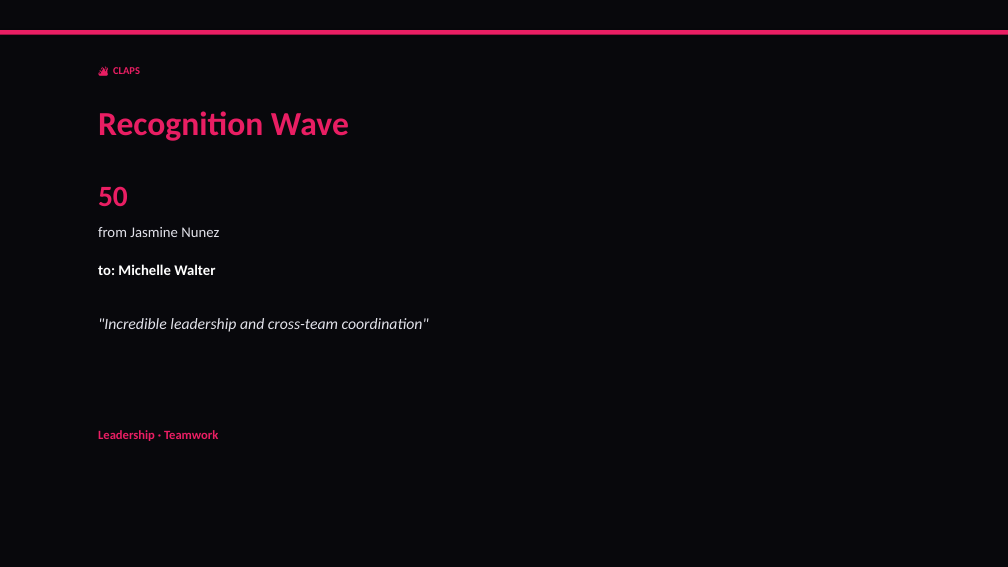
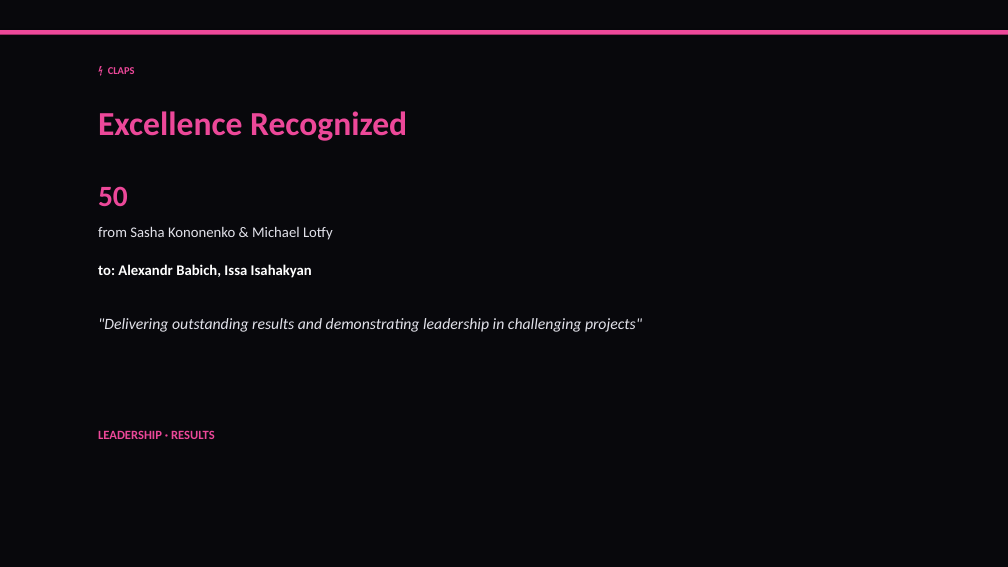
Before and after one commit to liliyagarifullina-maker/appodeal-pulse, a slide deck: slide 8 of data/archive/pulse_2026-03-16.pptx (slide 9 before the commit). Drawn at 1008x567 pixels with LibreOffice and Linux fonts; fonts in the diff are those of the drawing. Boxes give left, top, right and bottom in pixels: in the first picture for what was removed or moved away, otherwise in the second. Text is boxed around its words. In the diff, an @@ line names an element or a change of style, - is before the commit and + after.

```diff
--- a/data/archive/pulse_2026-03-16.pptx
+++ b/data/archive/pulse_2026-03-16.pptx
@@ rectangle at bbox=[0, 30, 1008, 35]: fill #E91E63 to #EC4899 @@
@@ text at bbox=[108, 67, 135, 74]: text changed; text colour #E91E63 to #EC4899 @@
-🔥 CLAPS
+⚡ CLAPS
@@ text at bbox=[98, 111, 407, 141]: text changed; text colour #E91E63 to #EC4899 @@
-Recognition Wave
+Excellence Recognized
@@ text "50" at bbox=[98, 186, 128, 207]: text colour #E91E63 to #EC4899 @@
@@ text at bbox=[98, 226, 333, 240]: text changed @@
-from Jasmine Nunez
+from Sasha Kononenko & Michael Lotfy
@@ text at bbox=[98, 264, 312, 278]: text changed @@
-to: Michelle Walter
+to: Alexandr Babich, Issa Isahakyan
@@ text at bbox=[98, 318, 642, 332]: text changed @@
-"Incredible leadership and cross-team coordination"
+"Delivering outstanding results and demonstrating leadership in challenging projects"
@@ text at bbox=[98, 431, 215, 439]: text changed; text colour #E91E63 to #EC4899 @@
-Leadership · Teamwork
+LEADERSHIP · RESULTS
```
Also in this commit, not shown: 11 other slides changed, 6 slides added, 13 slides removed, 2 other files.
